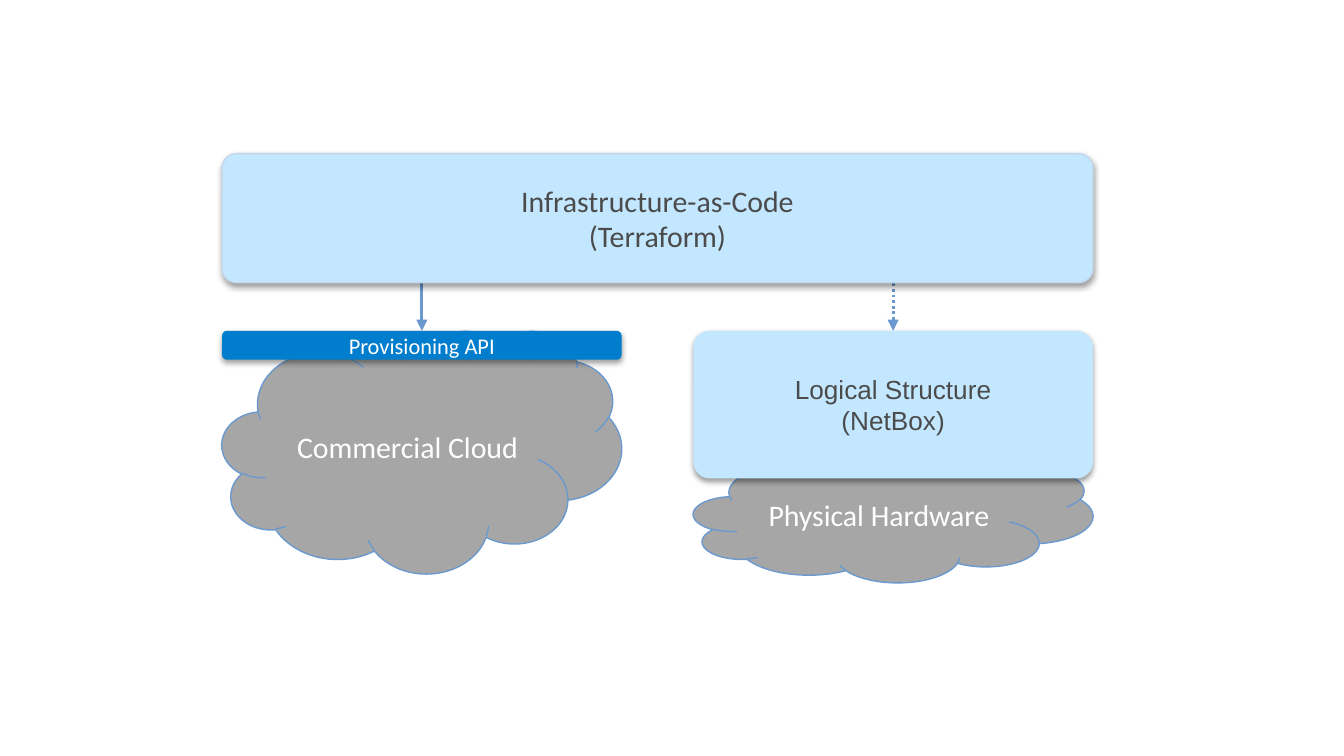
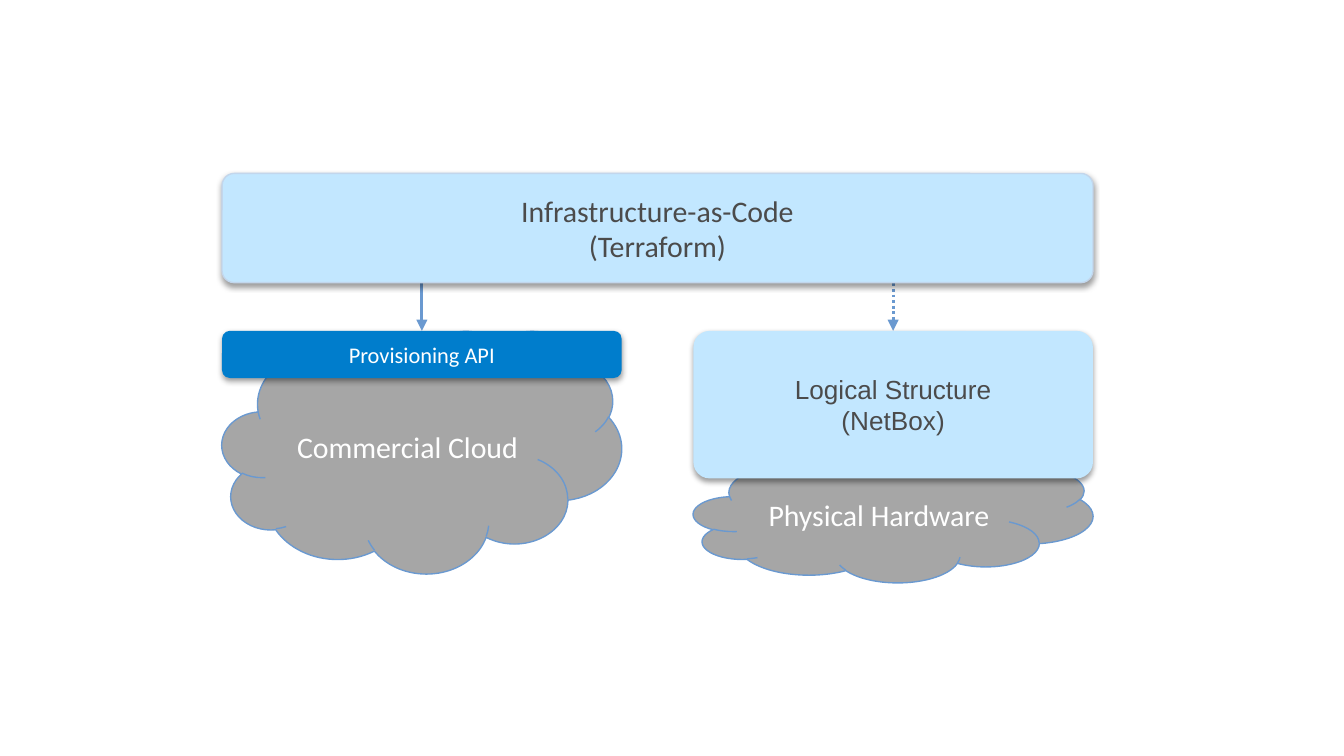
Before and after one commit to SystemsApproach/ops, a slide deck: slide 19 of figures.pptx. Drawn at 1344x756 pixels with LibreOffice and Linux fonts; fonts in the diff are those of the drawing. Boxes give left, top, right and bottom in pixels: in the first picture for what was removed or moved away, otherwise in the second. Text is boxed around its words. In the diff, an @@ line names an element or a change of style, - is before the commit and + after.

```diff
--- a/figures.pptx
+++ b/figures.pptx
@@ rounded rectangle "Infrastructure-as-Code": place and size @@
-rounded rectangle "Infrastructure-as-Code" at box(222, 153, 1093, 282)
+rounded rectangle "Infrastructure-as-Code" at box(222, 173, 1093, 282)
@@ rounded rectangle "Provisioning API": place and size @@
-rounded rectangle "Provisioning API" at box(222, 331, 621, 359)
+rounded rectangle "Provisioning API" at box(222, 331, 621, 378)
```
Also in this commit, not shown: 1 other slide changed, 4 other files.
